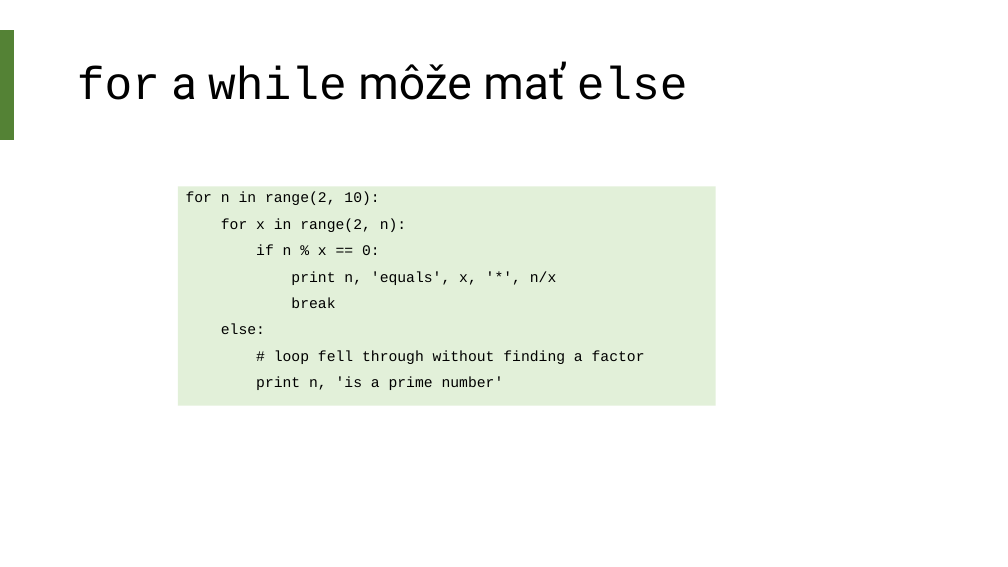
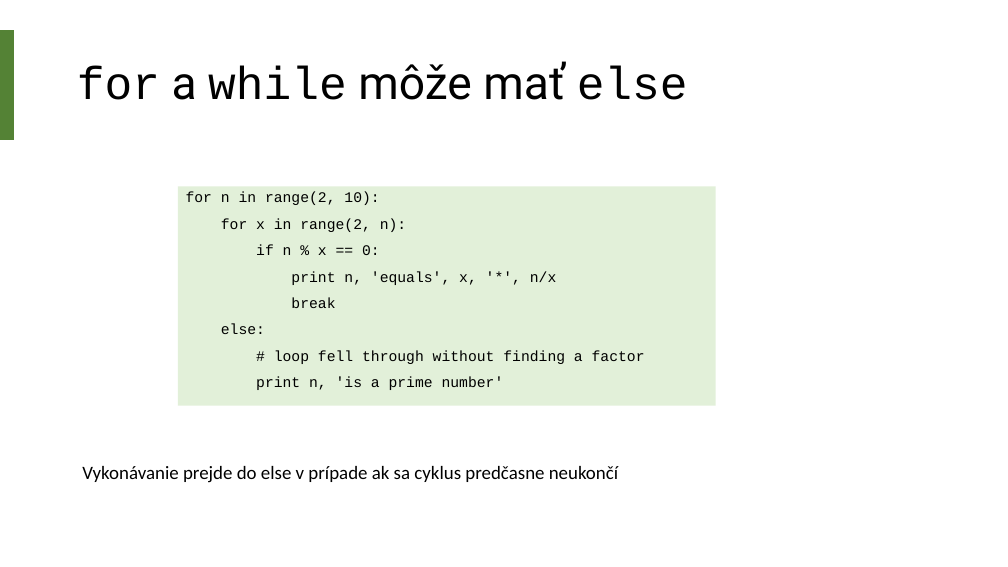
Before and after one commit to robom/IAU-2019-2020, a slide deck: slide 16 of prednasky/02/2_Uvod_do_Pythonu.pptx. Drawn at 1008x567 pixels with LibreOffice and Linux fonts; fonts in the diff are those of the drawing. Boxes give left, top, right and bottom in pixels: in the first picture for what was removed or moved away, otherwise in the second. Text is boxed around its words. In the diff, an @@ line names an element or a change of style, - is before the commit and + after.

```diff
--- a/prednasky/02/2_Uvod_do_Pythonu.pptx
+++ b/prednasky/02/2_Uvod_do_Pythonu.pptx
@@ text added at (82, 466, 618, 483), 18 pt, text #000000 @@
+Vykonávanie prejde do else v prípade ak sa cyklus predčasne neukončí
```
Also in this commit, not shown: 6 other files.
